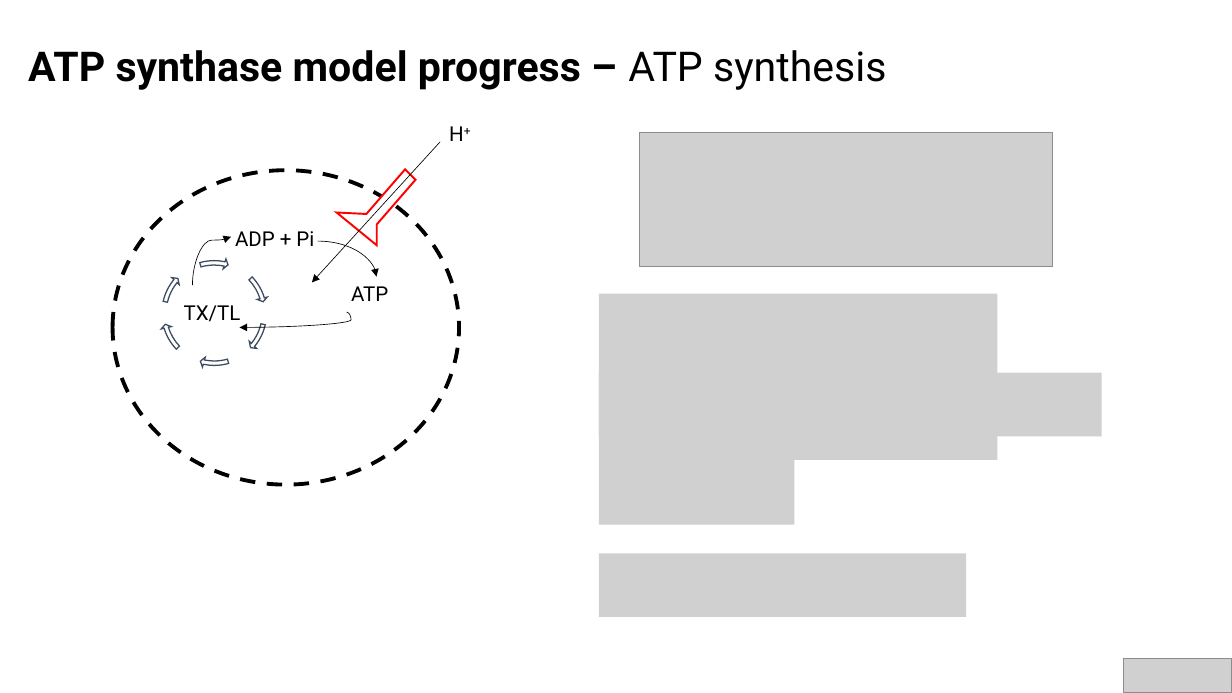
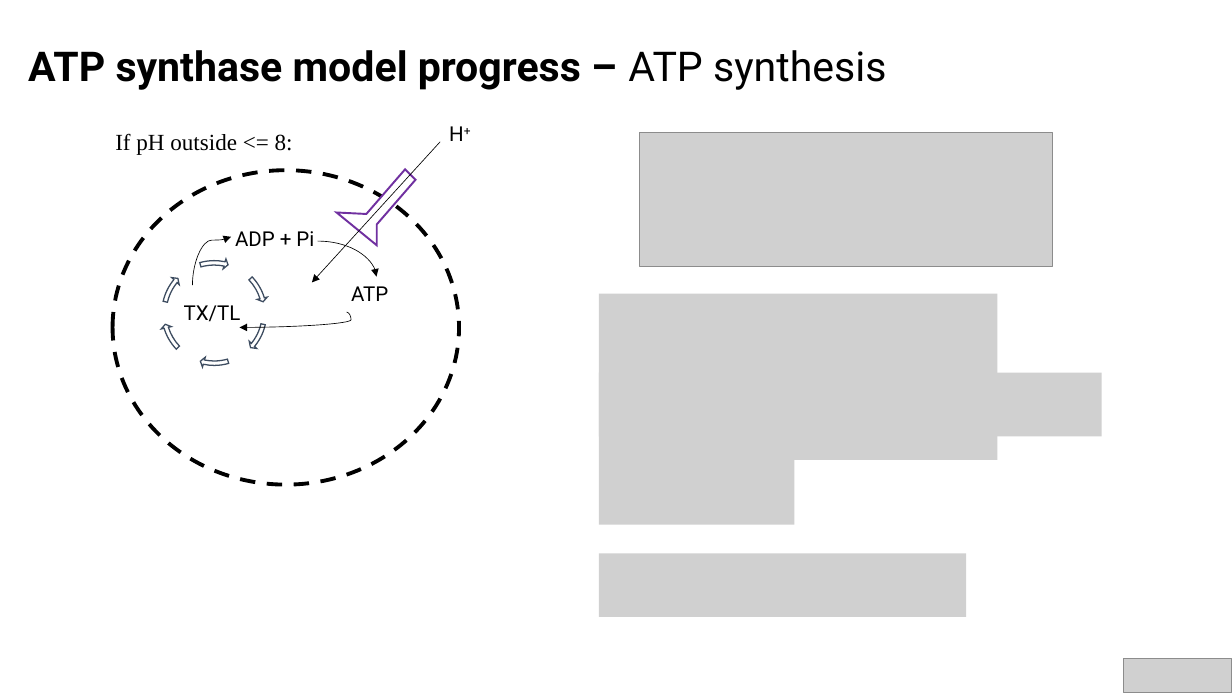
Before and after one commit to AnkitaRoychoudhury/ug_murray, a slide deck: slide 12 of miscellaneous/presentations/20200715_syncell_mtg.pptx. Drawn at 1232x693 pixels with LibreOffice and Linux fonts; fonts in the diff are those of the drawing; grey boxes stand for pictures. Boxes give left, top, right and bottom in pixels: in the first picture for what was removed or moved away, otherwise in the second. Text is boxed around its words. In the diff, an @@ line names an element or a change of style, - is before the commit and + after.

```diff
--- a/miscellaneous/presentations/20200715_syncell_mtg.pptx
+++ b/miscellaneous/presentations/20200715_syncell_mtg.pptx
@@ text added at box(115, 133, 293, 155), 18 pt, text #000000 @@
+If pH outside <= 8:
@@ freeform shape at box(336, 169, 415, 245): outline #FF0000 1.5 pt to #7030A0 1.5 pt @@
```
Also in this commit, not shown: 1 other slide changed, 1 slide added, 21 other files.
